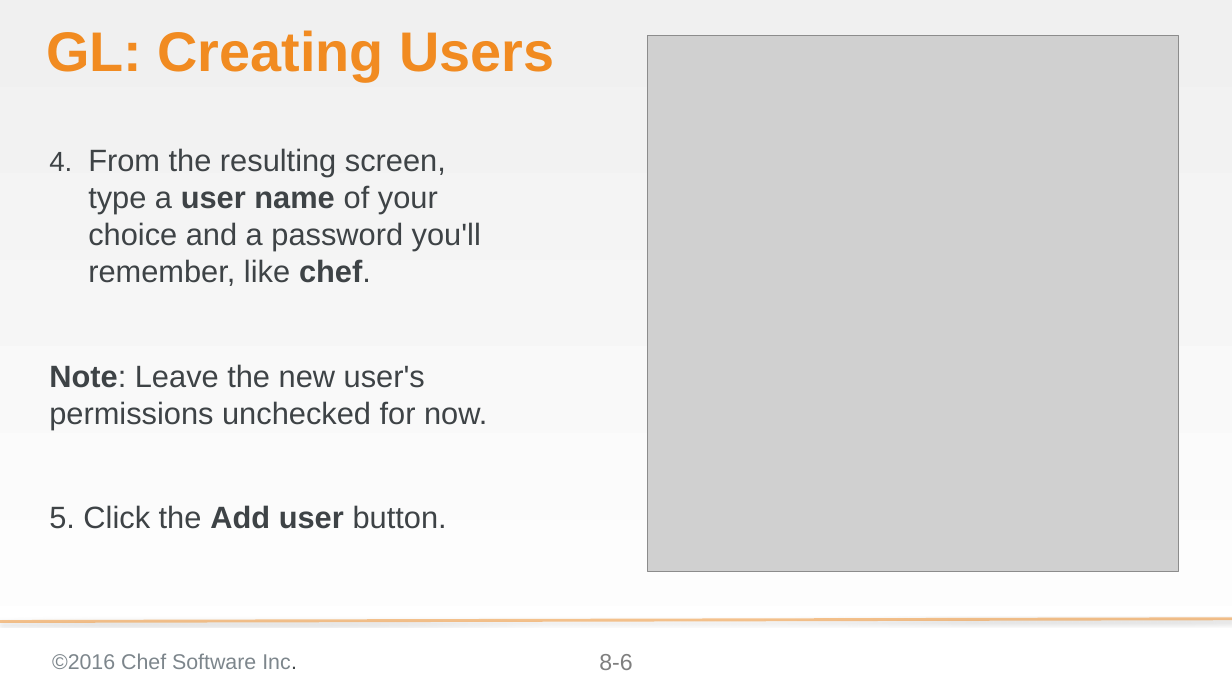
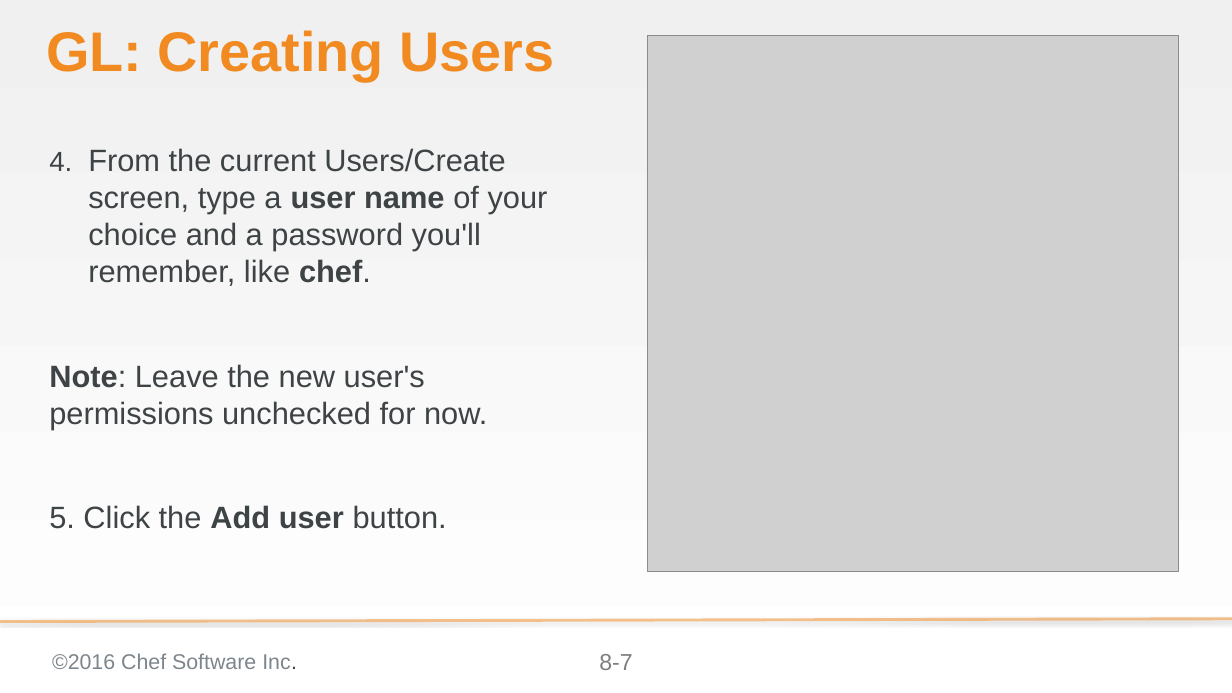
Before and after one commit to bchamby/chef-compliance-installation-configuration-operation, a slide deck: slide 7 of 08-permissions-orgs.pptx (slide 6 before the commit). Drawn at 1232x693 pixels with LibreOffice and Linux fonts; fonts in the diff are those of the drawing; grey boxes stand for pictures; background and template pictures are left out. Boxes give left, top, right and bottom in pixels: in the first picture for what was removed or moved away, otherwise in the second. Text is boxed around its words. In the diff, an @@ line names an element or a change of style, - is before the commit and + after.

Commit message:
Moved Discussion:Creating Users slide ahead to 8-6 Resolved all other TBDs from beta class

```diff
--- a/08-permissions-orgs.pptx
+++ b/08-permissions-orgs.pptx
@@ text at (88, 148, 548, 286): text changed @@
-4. From the resulting screen, type a user name of your choice and a password you'll remember, like chef.
+4. From the current Users/Create screen, type a user name of your choice and a password you'll remember, like chef.
@@ page number at (599, 654, 632, 670): text changed @@
-8-6
+8-7
```
Also in this commit, not shown: 3 other slides changed.
